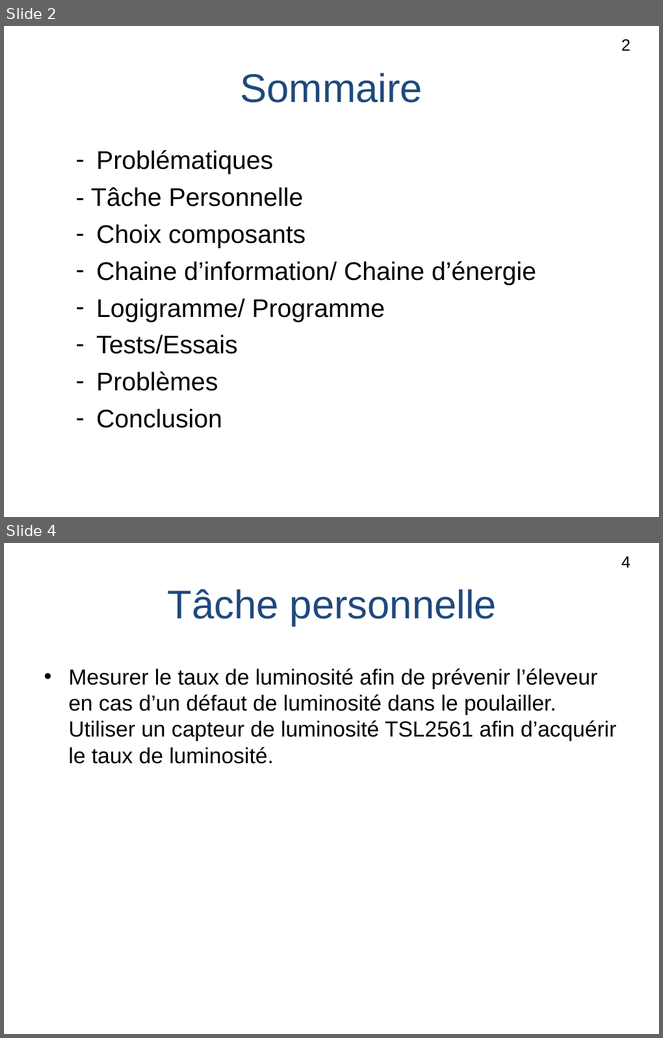
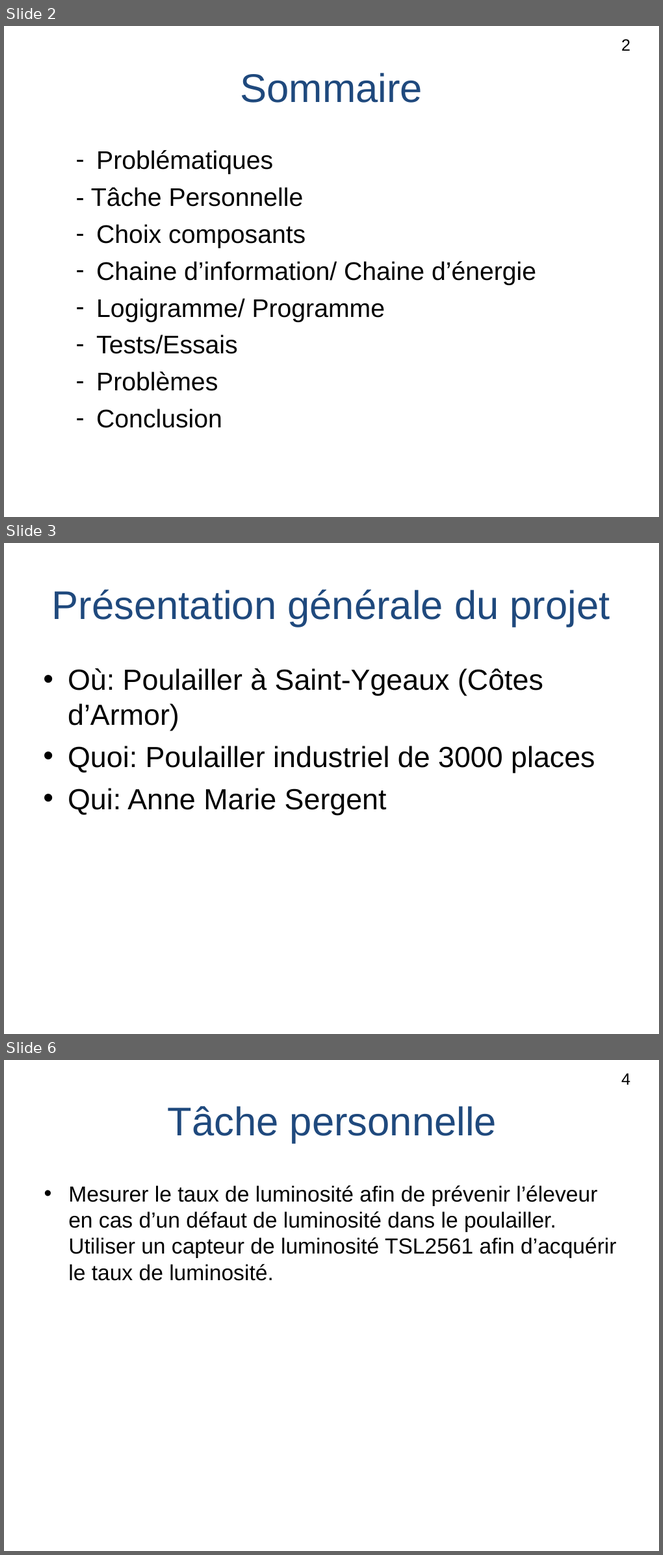
Before and after one commit to lesliesam96/Projet-STI2D, a slide deck: Ralph/Diapo Poulailler.ppt. Shown one above the other, each under a label of ours: slides 2 and 4 before the commit, slides 2, 3 and 6 after it; the slides between them are not shown. The pictures are 663x1038 and 663x1555 pixels, drawn with LibreOffice and Linux fonts; fonts in the diff are those of the drawing. Boxes give left, top, right and bottom in pixels: in the first picture for what was removed or moved away, otherwise in the second. Text is boxed around its words. In the diff, an @@ line names an element or a change of style, - is before the commit and + after.

```diff
--- a/Ralph/Diapo Poulailler.ppt
+++ b/Ralph/Diapo Poulailler.ppt
@@ slide 3 added at [4, 543, 659, 1034], background #FFFFFF @@
@@ title added at [52, 589, 610, 627], 44 pt, text #1F497D @@
+Présentation générale du projet
@@ text added at [68, 668, 595, 815], 32 pt, text #000000 @@
+• Où: Poulailler à Saint-Ygeaux (Côtes d’Armor)
+• Quoi: Poulailler industriel de 3000 places
+• Qui: Anne Marie Sergent
@@ what was slide 4 is now slide 6 @@
```
Also in this commit, not shown: 7 slides changed, 1 other slide added, 1 slide removed, 3 other files.
